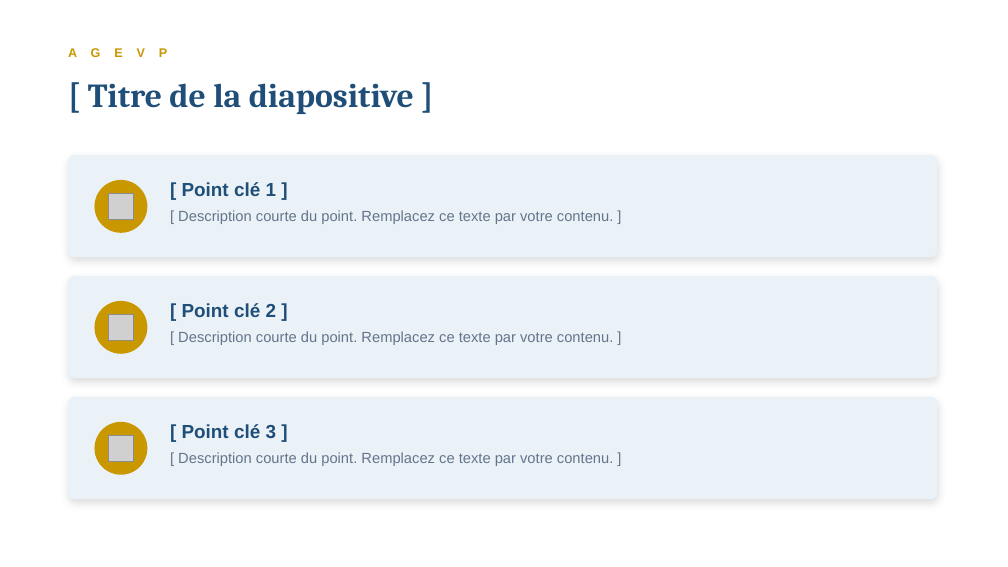
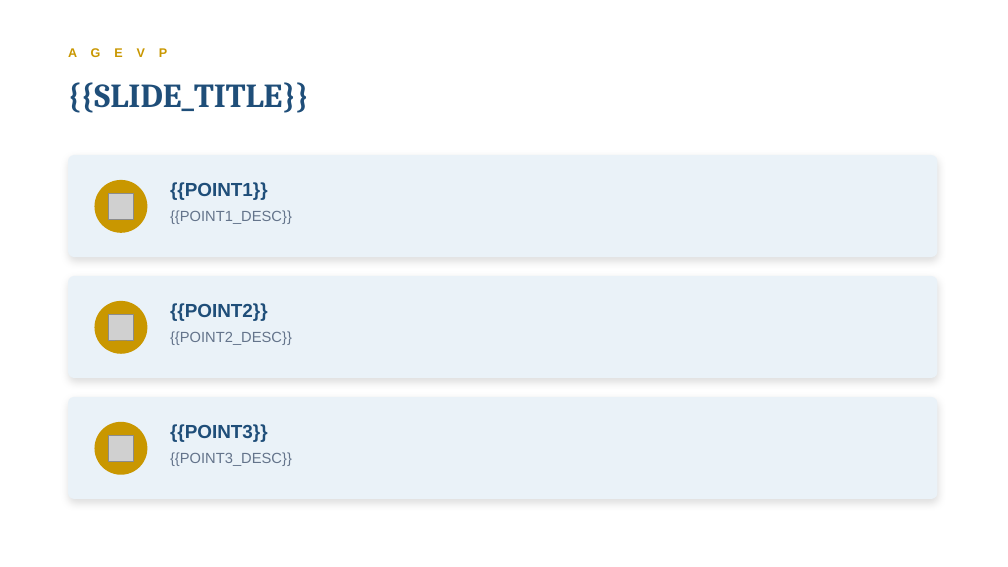
Before and after one commit to Code-Nam/multiagent-event-planner, a slide deck: slide 3 of templates/Modele_AGEVP_Presentation.pptx. Drawn at 1008x567 pixels with LibreOffice and Linux fonts; fonts in the diff are those of the drawing; grey boxes stand for pictures. Boxes give left, top, right and bottom in pixels: in the first picture for what was removed or moved away, otherwise in the second. Text is boxed around its words. In the diff, an @@ line names an element or a change of style, - is before the commit and + after.

```diff
--- a/templates/Modele_AGEVP_Presentation.pptx
+++ b/templates/Modele_AGEVP_Presentation.pptx
@@ text at (68, 82, 309, 113): text changed @@
-[ Titre de la diapositive ]
+{{SLIDE_TITLE}}
@@ text at (170, 182, 268, 200): text changed @@
-[ Point clé 1 ]
+{{POINT1}}
@@ text at (170, 210, 292, 224): text changed @@
-[ Description courte du point. Remplacez ce texte par votre contenu. ]
+{{POINT1_DESC}}
@@ text at (170, 303, 268, 321): text changed @@
-[ Point clé 2 ]
+{{POINT2}}
@@ text at (170, 331, 292, 345): text changed @@
-[ Description courte du point. Remplacez ce texte par votre contenu. ]
+{{POINT2_DESC}}
@@ text at (170, 424, 268, 442): text changed @@
-[ Point clé 3 ]
+{{POINT3}}
@@ text at (170, 452, 292, 466): text changed @@
-[ Description courte du point. Remplacez ce texte par votre contenu. ]
+{{POINT3_DESC}}
```
Also in this commit, not shown: 1 other slide changed, 13 other files.
